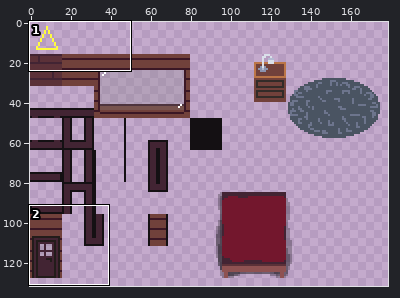
Two states of a pixel-art file, assets/tileset.ase. Above: a wide view before the commit, with the close-up outlined.
Close-up. The starting point:
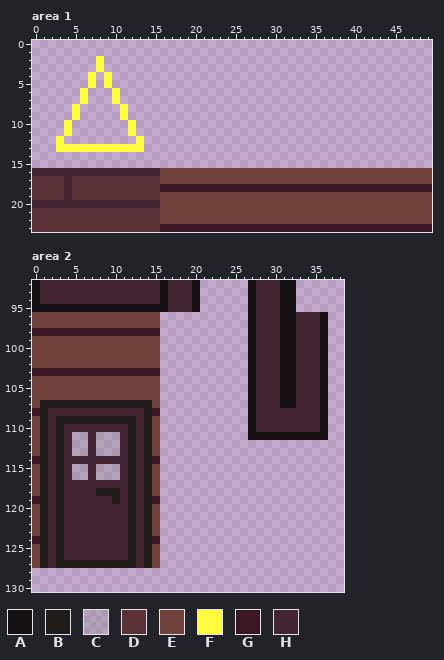
256x256 pixels, 1 frame. Shown: area 1: x 0..49, y 0..23; area 2: x 0..38, y 92..130. The wide view leaves out empty margins.
Palette (. is transparent): A #141013  B #221c1a  C #87878741  D #5b3138  E #71413b  F #fffc40  G #3b1725  H #422433
And afterwards:
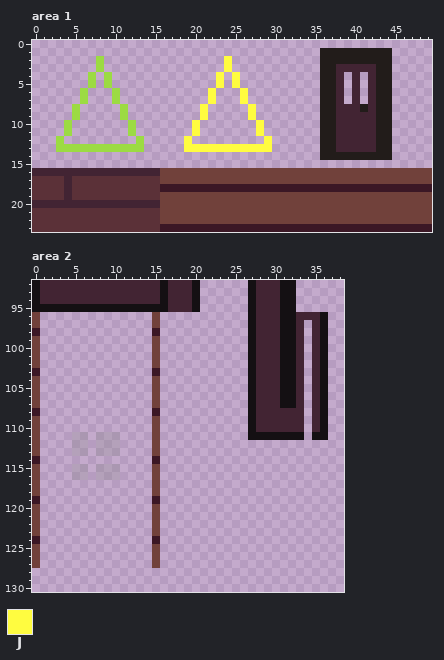
Colours new in this view: J #fffc40
From old to new:
colour F: #fffc40 -> #9cdb43
Changed rows in their new state; - is a pixel that keeps its letter.
Area 1, layers "Tileset", "Bg":
first column x 19:
 1 -----------------BBBBBBBBB
 2 -----J-----------BBBBBBBBB
 3 -----J-----------BBHHHHHBB
 4 ----J-J----------BBH-H-HBB
 5 ----J-J----------BBH-H-HBB
 6 ---J---J---------BBH-H-HBB
 7 ---J---J---------BBH-H-HBB
 8 --J-----J--------BBHHHBHBB
 9 --J-----J--------BBHHHHHBB
10 -J-------J-------BBHHHHHBB
11 -J-------J-------BBHHHHHBB
12 J---------J------BBHHHHHBB
13 JJJJJJJJJJJ------BBHHHHHBB
14 -----------------BBBBBBBBB
Area 2, layer "Tileset":
first column x 1:
 96 ..............--------------------
 97 ..............-------------------.
 98 ..............-------------------.
 99 ..............-------------------.
100 ..............-------------------.
101 ..............-------------------.
102 ..............-------------------.
103 ..............-------------------.
104 ..............-------------------.
105 ..............-------------------.
106 ..............-------------------.
107 ..............-------------------.
108 ..............-------------------.
109 ..............-------------------.
110 ..............-------------------.
111 ....--.---....-------------------.
112 ....--.---....--------------------
113 ....--.---....--------------------
114 ..............--------------------
115 ....--.---....--------------------
116 ....--.---....--------------------
117 ..............--------------------
118 ..............--------------------
119 ..............--------------------
120 ..............--------------------
121 ..............--------------------
122 ..............--------------------
123 ..............--------------------
124 ..............--------------------
125 ..............--------------------
126 ..............--------------------
127 ..............--------------------
